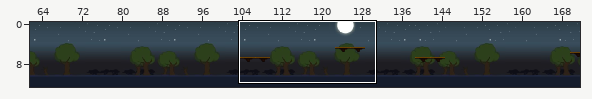
Tiled map, stored at android/assets/levels/Level9.tmx. The first picture is a wide view before the edit; the outline marks the close-up.
Close-up. Before the commit:
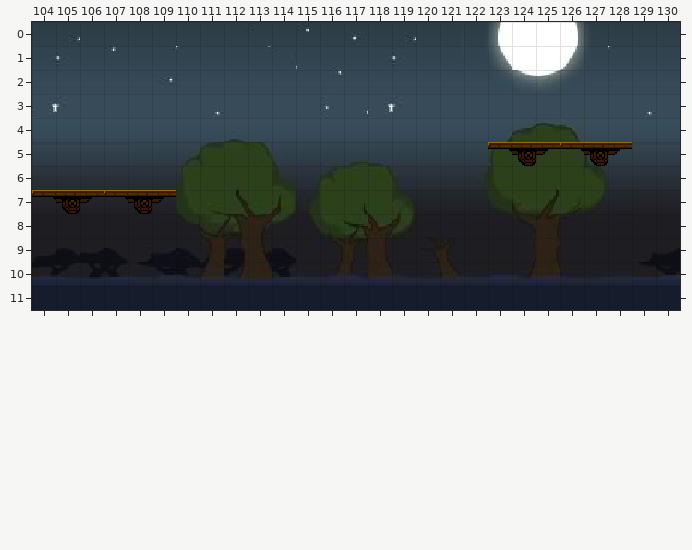
Cells are 16x16 px. Shown: x 104..130, y 0..11. The commit also changed other parts of the map, which this record leaves out.
After:
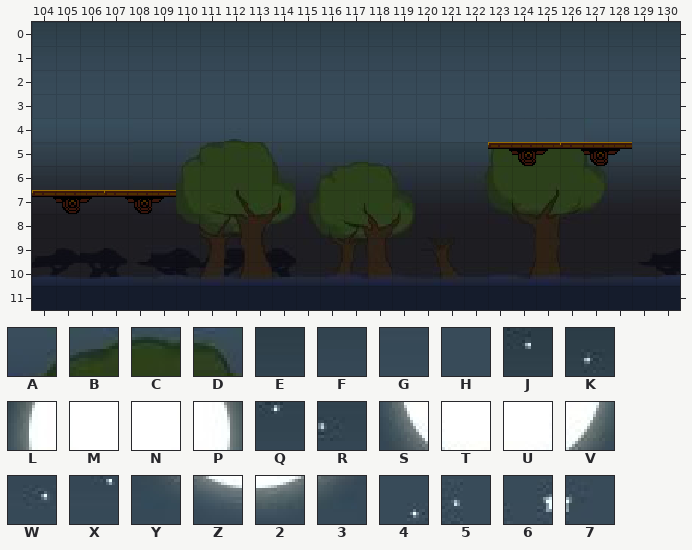
Key: from "3_Wall": A 1, B 2, C 3, D 4, E 134, F 169, G 204, H 239, J 863, K 865, L 870, M 871, N 872, P 873, Q 890, R 902, S 905, T 906, U 907, V 908, W 927, X 934, Y 940, Z 941, 2 942, 3 943, 4 964, 5 969, 6 971, 7 972.
_ is an empty cell, # one hidden under a higher layer.
Changes in this commit:
Layer "Background":
y 0: x 115 # -> E; x 117 # -> E; x 123..126 #### -> EEEE
y 1: x 105 # -> F; x 107 # -> F; x 119 # -> F; x 123..126 #### -> FFFF
y 2: x 109 # -> G; x 116 # -> G; x 123..126 #### -> GGGG
y 3: x 104..105 ## -> HH; x 111 # -> H; x 116 # -> H; x 118..119 ## -> HH; x 129 # -> H
Layer "Textures":
y 0: x 115 J -> _; x 117 K -> _; x 123..126 LMNP -> ____
y 1: x 105 R -> _; x 107 Q -> _; x 119 R -> _; x 123..126 STUV -> ____
y 2: x 109 W -> _; x 116 X -> _; x 123..126 YZ23 -> ____
y 3: x 104..105 67 -> __; x 111 4 -> _; x 116 5 -> _; x 118..119 67 -> __; x 129 4 -> _
y 4: x 123..126 ABCD -> ____
